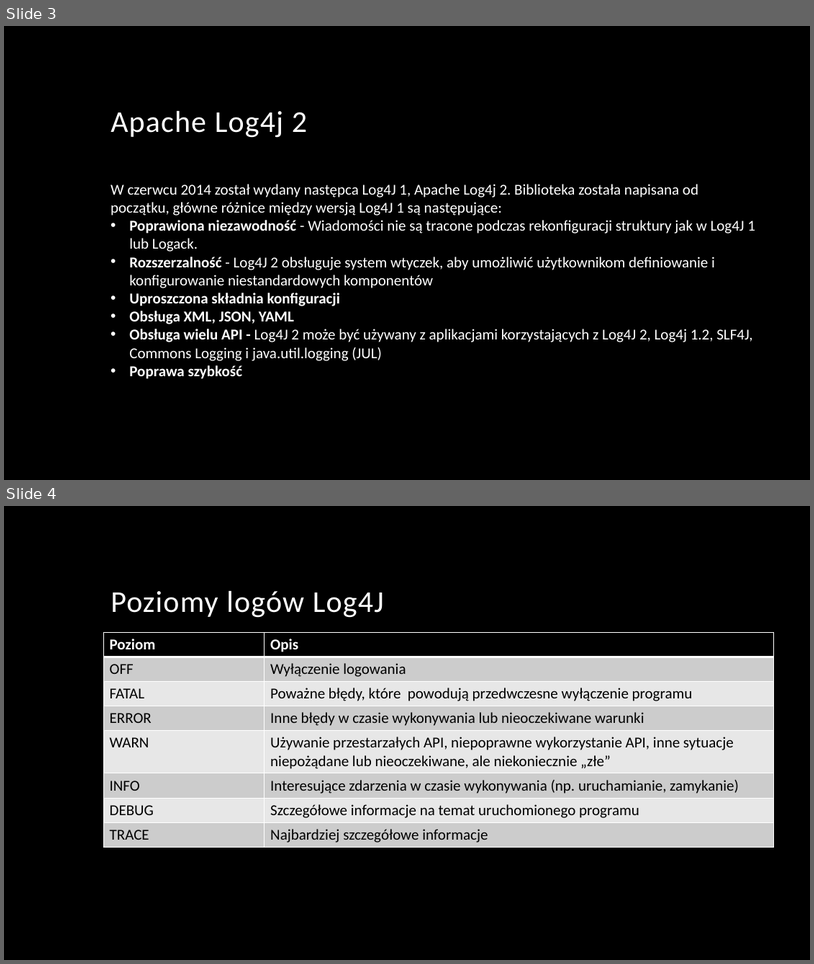
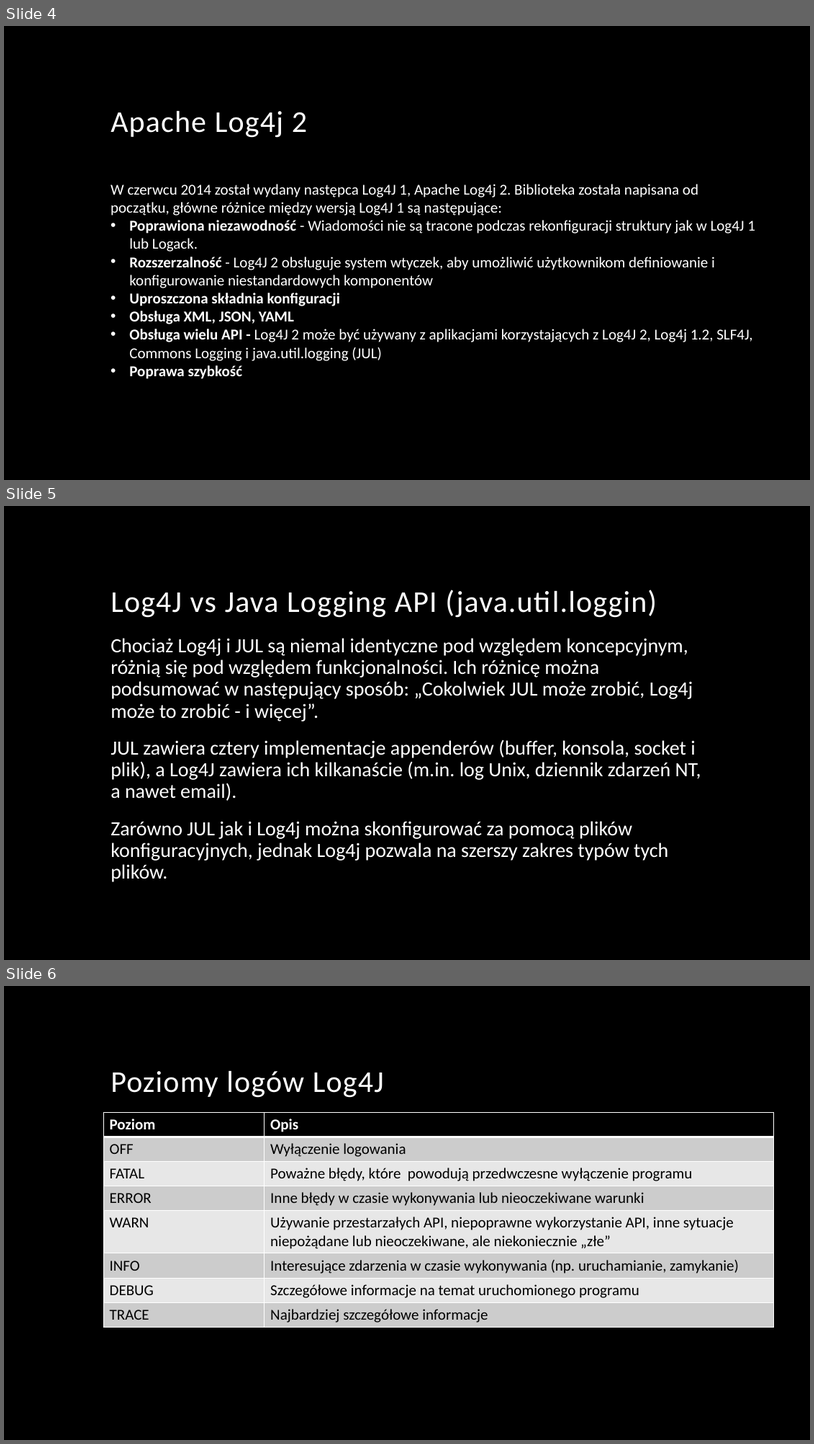
Before and after one commit to pawel54321/PZ_2019_L4_GR2, a slide deck: Dziennik logów w Javie - Log4J.pptx. Shown one above the other, each under a label of ours: slides 3 and 4 before the commit, slides 4, 5 and 6 after it. The pictures are 814x964 and 814x1444 pixels, drawn with LibreOffice and Linux fonts; fonts in the diff are those of the drawing; background and template pictures are left out. Boxes give left, top, right and bottom in pixels: in the first picture for what was removed or moved away, otherwise in the second. Text is boxed around its words. In the diff, an @@ line names an element or a change of style, - is before the commit and + after.

```diff
--- a/Dziennik logów w Javie - Log4J.pptx
+++ b/Dziennik logów w Javie - Log4J.pptx
@@ slide 5 added at (x1=4, y1=506, x2=810, y2=960), background picture (left out) @@
@@ title added at (x1=111, y1=590, x2=657, y2=618), 36 pt, text #FFFFFF @@
+Log4J vs Java Logging API (java.util.loggin)
@@ text added at (x1=111, y1=638, x2=702, y2=882), 24 pt, text #FFFFFF @@
+Chociaż Log4j i JUL są niemal identyczne pod względem koncepcyjnym, różnią się pod względem funkcjonalności. Ich różnicę można podsumować w następujący sposób: „Cokolwiek JUL może zrobić, Log4j może to zrobić - i więcej”.
+JUL zawiera cztery implementacje appenderów (buffer, konsola, socket i plik), a Log4J zawiera ich kilkanaście (m.in. log Unix, dziennik zdarzeń NT, a nawet email).
+Zarówno JUL jak i Log4j można skonfigurować za pomocą plików konfiguracyjnych, jednak Log4j pozwala na szerszy zakres typów tych plików.
@@ what was slide 3 is now slide 4 @@
@@ what was slide 4 is now slide 6 @@
```
Also in this commit, not shown: 6 other slides added.
